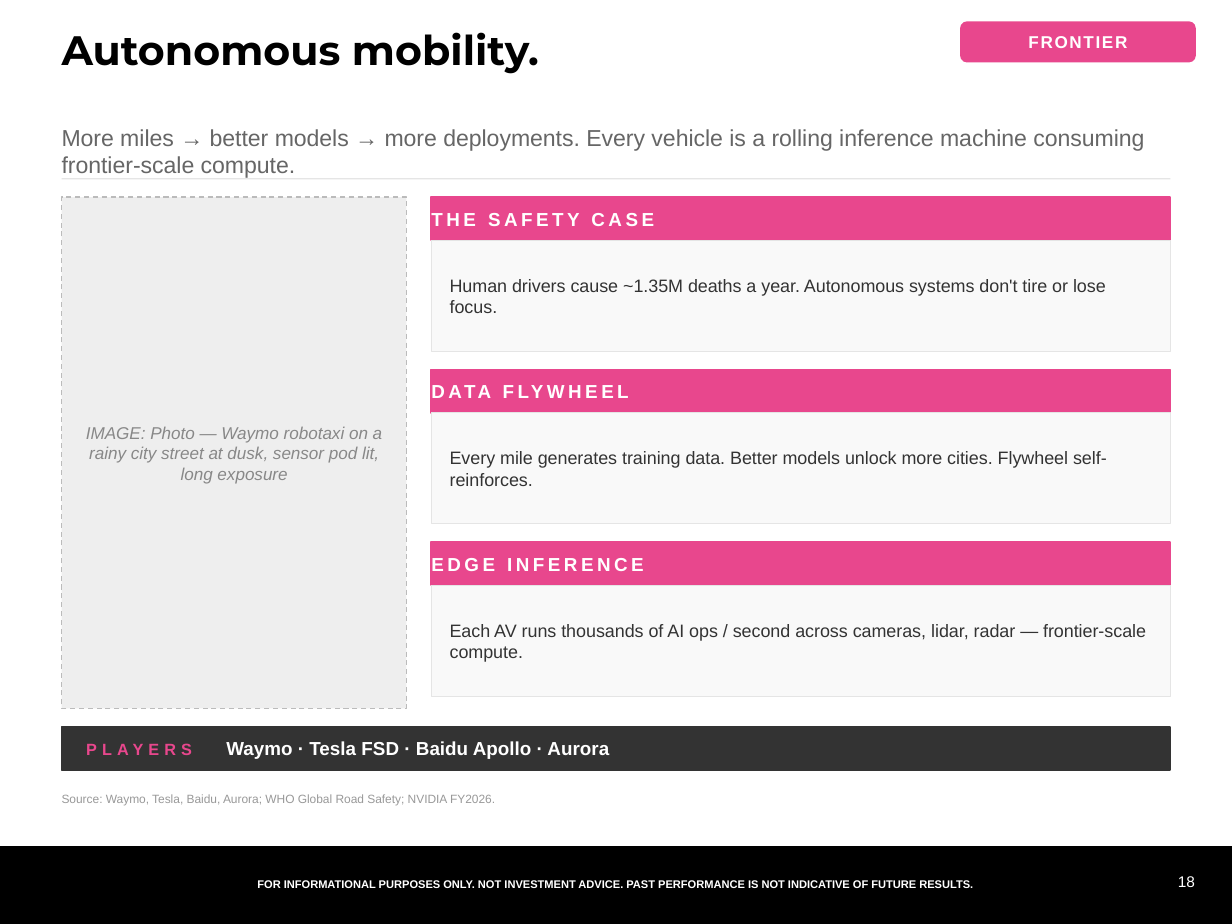
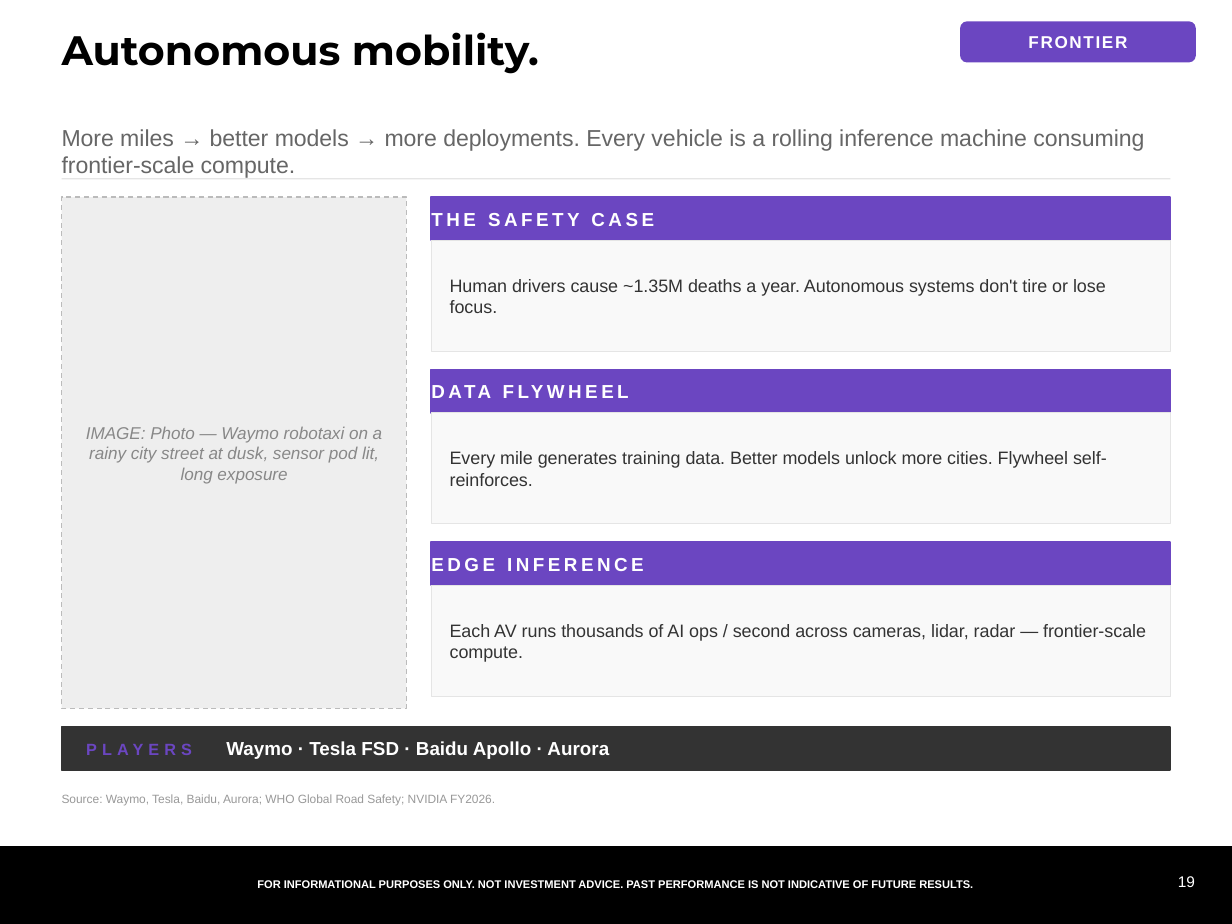
Before and after one commit to samuelcmcclellan-cell/ai-markets-deck, a slide deck: slide 19 of ai-markets-deck.pptx (slide 18 before the commit). Drawn at 1232x924 pixels with LibreOffice and Linux fonts; fonts in the diff are those of the drawing. Boxes give left, top, right and bottom in pixels: in the first picture for what was removed or moved away, otherwise in the second. Text is boxed around its words. In the diff, an @@ line names an element or a change of style, - is before the commit and + after.

```diff
--- a/ai-markets-deck.pptx
+++ b/ai-markets-deck.pptx
@@ fill #E8478D to #6B46C1; outline #E8478D 1 pt to #6B46C1 1 pt in 4 elements at (961,22,1195,62), (431,197,1170,240), (431,370,1170,413), (431,542,1170,585) @@
@@ text "PLAYERS Waymo · Tesla FSD ..." at (226,741,609,759): text colour #E8478D to #6B46C1 in "PLAYERS" @@
@@ text at (1178,876,1195,887): text changed @@
-18
+19
```
Also in this commit, not shown: 16 other slides changed, 2 slides added, 1 slide removed, 22 other files.
